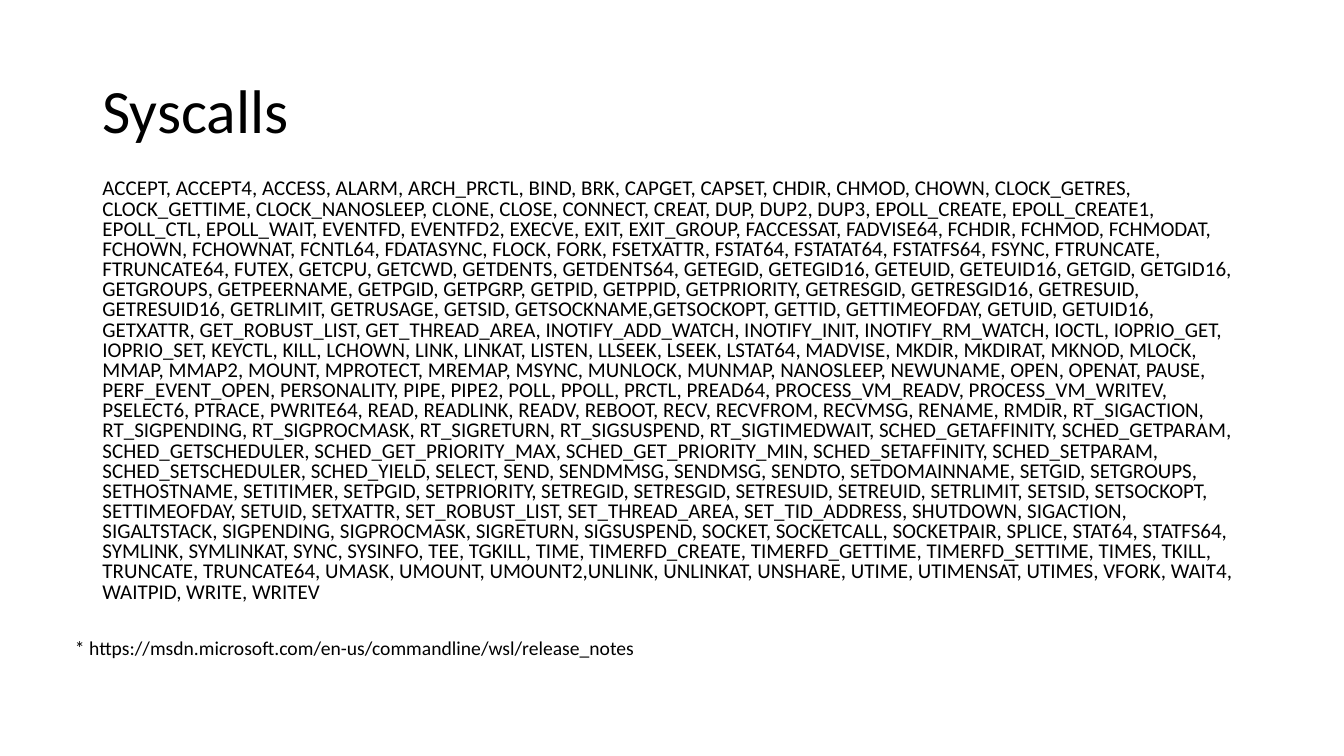
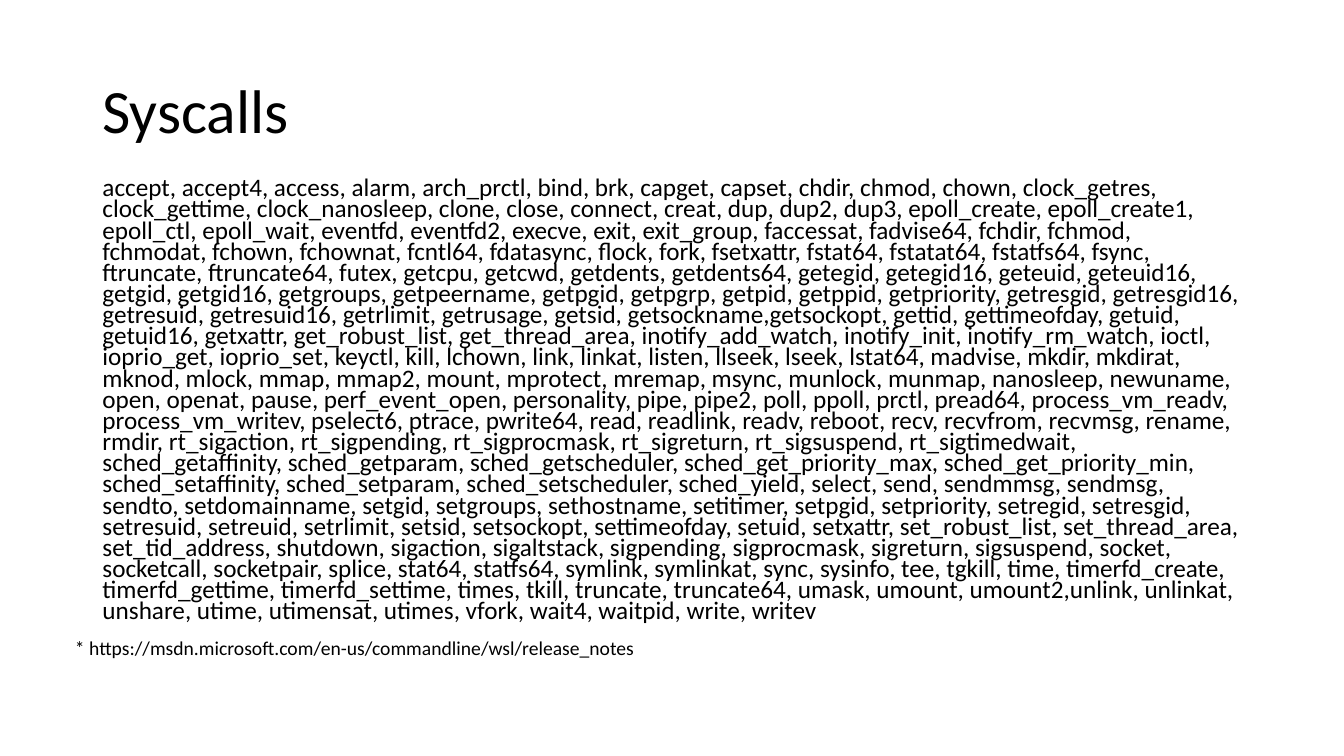
Before and after one commit to kpocza/LoWe, a slide deck: slide 9 of talks/szszk170325/SzSzK170325_UoWandExtension.odp. Drawn at 1344x756 pixels with LibreOffice and Linux fonts; fonts in the diff are those of the drawing. Boxes give left, top, right and bottom in pixels: in the first picture for what was removed or moved away, otherwise in the second. Text is boxed around its words. In the diff, an @@ line names an element or a change of style, - is before the commit and + after.

Commit message:
Syscall casing changes

```diff
--- a/talks/szszk170325/SzSzK170325_UoWandExtension.odp
+++ b/talks/szszk170325/SzSzK170325_UoWandExtension.odp
@@ text at (x1=102, y1=178, x2=1239, y2=623): text changed; size 15 to 18 pt @@
-ACCEPT, ACCEPT4, ACCESS, ALARM, ARCH_PRCTL, BIND, BRK, CAPGET, CAPSET, CHDIR, CHMOD, CHOWN, CLOCK_GETRES, CLOCK_GETTIME, CLOCK_NANOSLEEP, CLONE, CLOSE, CONNECT, CREAT, DUP, DUP2, DUP3, EPOLL_CREATE, EPOLL_CREATE1, EPOLL_CTL, EPOLL_WAIT, EVENTFD, EVENTFD2, EXECVE, EXIT, EXIT_GROUP, FACCESSAT, FADVISE64, FCHDIR, FCHMOD, FCHMODAT, FCHOWN, FCHOWNAT, FCNTL64, FDATASYNC, FLOCK, FORK, FSETXATTR, FSTAT64, FSTATAT64, FSTATFS64, FSYNC, FTRUNCATE, FTRUNCATE64, FUTEX, GETCPU, GETCWD, GETDENTS, GETDENTS64, GETEGID, GETEGID16, GETEUID, GETEUID16, GETGID, GETGID16, GETGROUPS, GETPEERNAME, GETPGID, GETPGRP, GETPID, GETPPID, GETPRIORITY, GETRESGID, GETRESGID16, GETRESUID, GETRESUID16, GETRLIMIT, GETRUSAGE, GETSID, GETSOCKNAME,GETSOCKOPT, GETTID, GETTIMEOFDAY, GETUID, GETUID16, GETXATTR, GET_ROBUST_LIST, GET_THREAD_AREA, INOTIFY_ADD_WATCH, INOTIFY_INIT, INOTIFY_RM_WATCH, IOCTL, IOPRIO_GET, IOPRIO_SET, KEYCTL, KILL, LCHOWN, LINK, LINKAT, LISTEN, LLSEEK, LSEEK, LSTAT64, MADVISE, MKDIR, MKDIRAT, MKNOD, MLOCK, MMAP, MMAP2, MOUNT, MPROTECT, MREMAP, MSYNC, MUNLOCK, MUNMAP, NANOSLEEP, NEWUNAME, OPEN, OPENAT, PAUSE, PERF_EVENT_OPEN, PERSONALITY, PIPE, PIPE2, POLL, PPOLL, PRCTL, PREAD64, PROCESS_VM_READV, PROCESS_VM_WRITEV, PSELECT6, PTRACE, PWRITE64, READ, READLINK, READV, REBOOT, RECV, RECVFROM, RECVMSG, RENAME, RMDIR, RT_SIGACTION, RT_SIGPENDING, RT_SIGPROCMASK, RT_SIGRETURN, RT_SIGSUSPEND, RT_SIGTIMEDWAIT, SCHED_GETAFFINITY, SCHED_GETPARAM, SCHED_GETSCHEDULER, SCHED_GET_PRIORITY_MAX, SCHED_GET_PRIORITY_MIN, SCHED_SETAFFINITY, SCHED_SETPARAM, SCHED_SETSCHEDULER, SCHED_YIELD, SELECT, SEND, SENDMMSG, SENDMSG, SENDTO, SETDOMAINNAME, SETGID, SETGROUPS, SETHOSTNAME, SETITIMER, SETPGID, SETPRIORITY, SETREGID, SETRESGID, SETRESUID, SETREUID, SETRLIMIT, SETSID, SETSOCKOPT, SETTIMEOFDAY, SETUID, SETXATTR, SET_ROBUST_LIST, SET_THREAD_AREA, SET_TID_ADDRESS, SHUTDOWN, SIGACTION, SIGALTSTACK, SIGPENDING, SIGPROCMASK, SIGRETURN, SIGSUSPEND, SOCKET, SOCKETCALL, SOCKETPAIR, SPLICE, STAT64, STATFS64, SYMLINK, SYMLINKAT, SYNC, SYSINFO, TEE, TGKILL, TIME, TIMERFD_CREATE, TIMERFD_GETTIME, TIMERFD_SETTIME, TIMES, TKILL, TRUNCATE, TRUNCATE64, UMASK, UMOUNT, UMOUNT2,UNLINK, UNLINKAT, UNSHARE, UTIME, UTIMENSAT, UTIMES, VFORK, WAIT4, WAITPID, WRITE, WRITEV
+accept, accept4, access, alarm, arch_prctl, bind, brk, capget, capset, chdir, chmod, chown, clock_getres, clock_gettime, clock_nanosleep, clone, close, connect, creat, dup, dup2, dup3, epoll_create, epoll_create1, epoll_ctl, epoll_wait, eventfd, eventfd2, execve, exit, exit_group, faccessat, fadvise64, fchdir, fchmod, fchmodat, fchown, fchownat, fcntl64, fdatasync, flock, fork, fsetxattr, fstat64, fstatat64, fstatfs64, fsync, ftruncate, ftruncate64, futex, getcpu, getcwd, getdents, getdents64, getegid, getegid16, geteuid, geteuid16, getgid, getgid16, getgroups, getpeername, getpgid, getpgrp, getpid, getppid, getpriority, getresgid, getresgid16, getresuid, getresuid16, getrlimit, getrusage, getsid, getsockname,getsockopt, gettid, gettimeofday, getuid, getuid16, getxattr, get_robust_list, get_thread_area, inotify_add_watch, inotify_init, inotify_rm_watch, ioctl, ioprio_get, ioprio_set, keyctl, kill, lchown, link, linkat, listen, llseek, lseek, lstat64, madvise, mkdir, mkdirat, mknod, mlock, mmap, mmap2, mount, mprotect, mremap, msync, munlock, munmap, nanosleep, newuname, open, openat, pause, perf_event_open, personality, pipe, pipe2, poll, ppoll, prctl, pread64, process_vm_readv, process_vm_writev, pselect6, ptrace, pwrite64, read, readlink, readv, reboot, recv, recvfrom, recvmsg, rename, rmdir, rt_sigaction, rt_sigpending, rt_sigprocmask, rt_sigreturn, rt_sigsuspend, rt_sigtimedwait, sched_getaffinity, sched_getparam, sched_getscheduler, sched_get_priority_max, sched_get_priority_min, sched_setaffinity, sched_setparam, sched_setscheduler, sched_yield, select, send, sendmmsg, sendmsg, sendto, setdomainname, setgid, setgroups, sethostname, setitimer, setpgid, setpriority, setregid, setresgid, setresuid, setreuid, setrlimit, setsid, setsockopt, settimeofday, setuid, setxattr, set_robust_list, set_thread_area, set_tid_address, shutdown, sigaction, sigaltstack, sigpending, sigprocmask, sigreturn, sigsuspend, socket, socketcall, socketpair, splice, stat64, statfs64, symlink, symlinkat, sync, sysinfo, tee, tgkill, time, timerfd_create, timerfd_gettime, timerfd_settime, times, tkill, truncate, truncate64, umask, umount, umount2,unlink, unlinkat, unshare, utime, utimensat, utimes, vfork, wait4, waitpid, write, writev
```
Also in this commit, not shown: 1 other slide changed, 1 other file.
